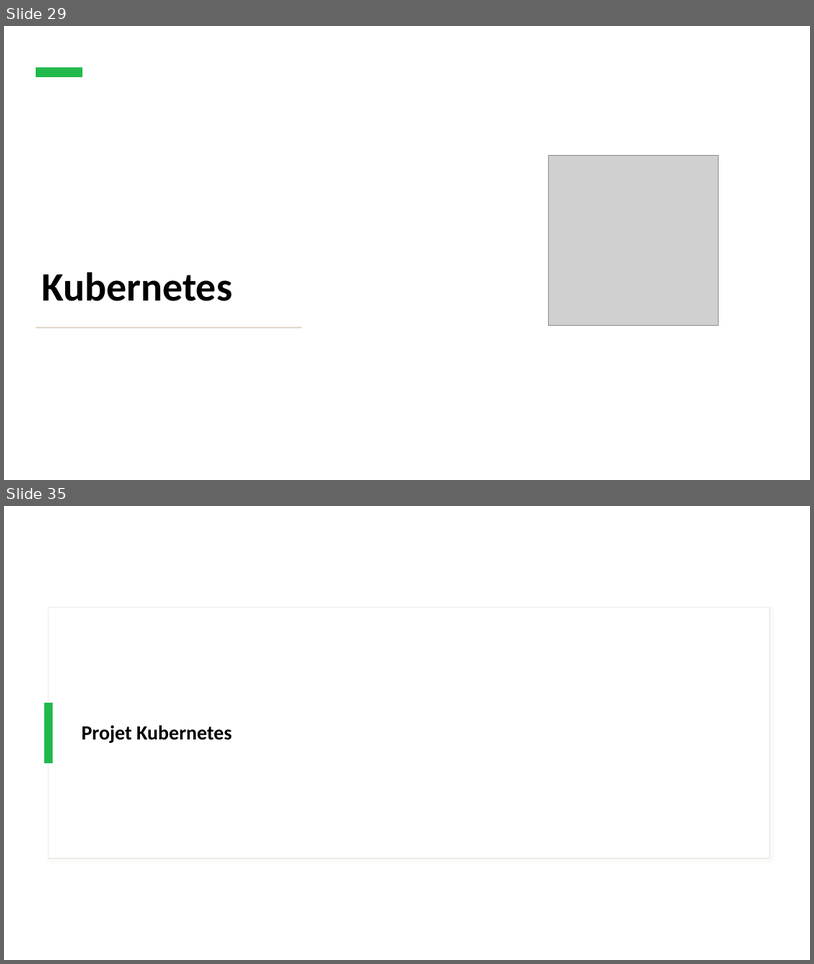
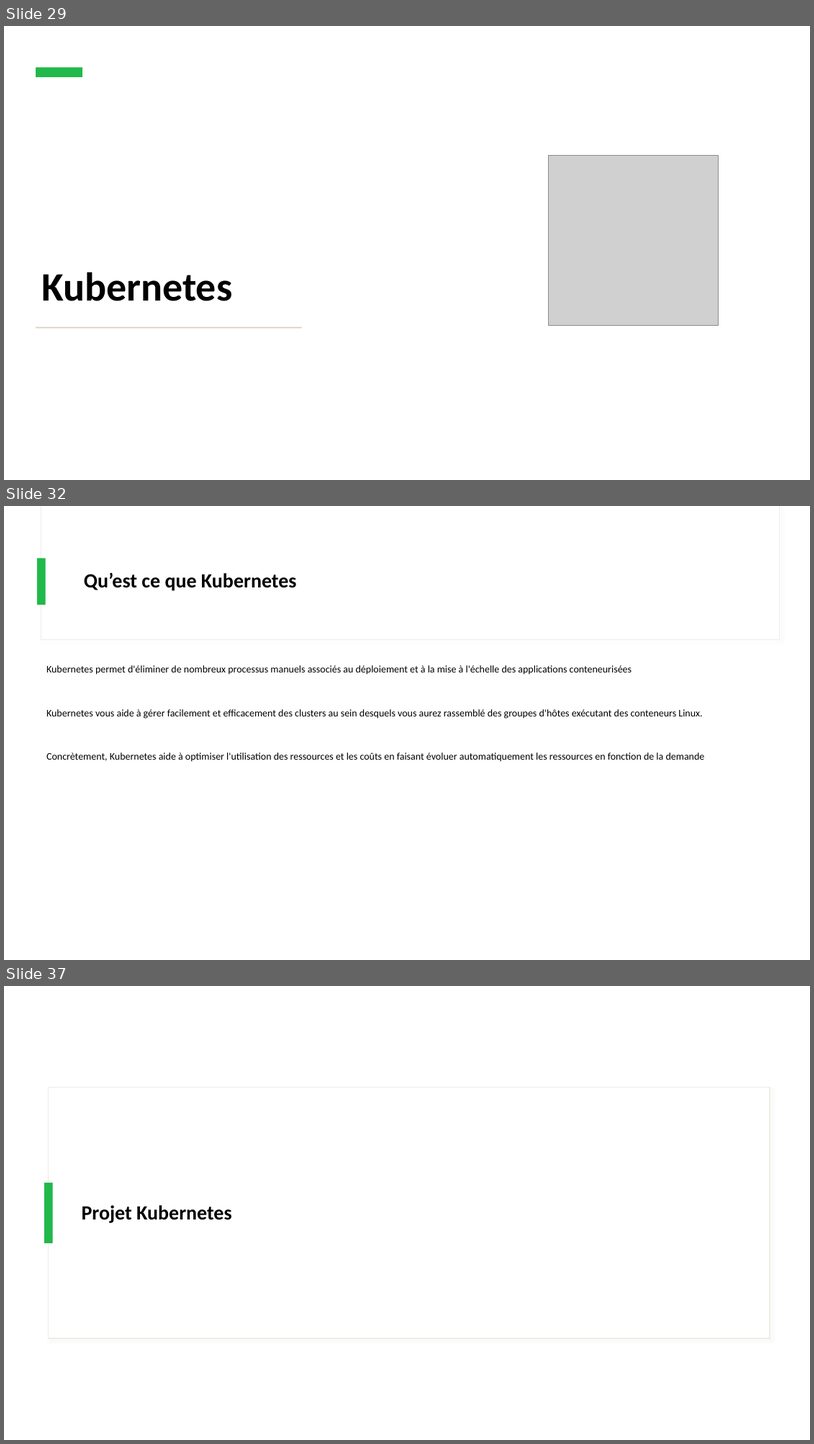
Before and after one commit to IPSSIASIDEV2/Jedy-DockerKubernetes-Formation, a slide deck: Cours/Cours.pptx. Shown one above the other, each under a label of ours: slides 29 and 35 before the commit, slides 29, 32 and 37 after it; the slides between them are not shown. The pictures are 814x964 and 814x1444 pixels, drawn with LibreOffice and Linux fonts; fonts in the diff are those of the drawing; grey boxes stand for pictures. Boxes give left, top, right and bottom in pixels: in the first picture for what was removed or moved away, otherwise in the second. Text is boxed around its words. In the diff, an @@ line names an element or a change of style, - is before the commit and + after.

```diff
--- a/Cours/Cours.pptx
+++ b/Cours/Cours.pptx
@@ slide 32 added at [4, 506, 810, 960], background #FFFFFF @@
@@ rectangle added at [41, 506, 779, 640], fill #FFFFFF, outline #F0ECE5 0.75 pt @@
@@ rectangle added at [41, 506, 779, 639], fill #FFFFFF @@
@@ rectangle added at [37, 558, 46, 605], fill #21B94B @@
@@ title added at [84, 572, 297, 591], 24 pt, text #000000, bold @@
+Qu’est ce que Kubernetes
@@ text added at [46, 665, 705, 762], 12 pt, text #000000 @@
+Kubernetes permet d'éliminer de nombreux processus manuels associés au déploiement et à la mise à l'échelle des applications conteneurisées
+Kubernetes vous aide à gérer facilement et efficacement des clusters au sein desquels vous aurez rassemblé des groupes d'hôtes exécutant des conteneurs Linux.
+Concrètement, Kubernetes aide à optimiser l'utilisation des ressources et les coûts en faisant évoluer automatiquement les ressources en fonction de la demande
@@ what was slide 35 is now slide 37 @@
```
Also in this commit, not shown: 1 slide changed, 5 other slides added, 4 slides removed, 8 other files.
